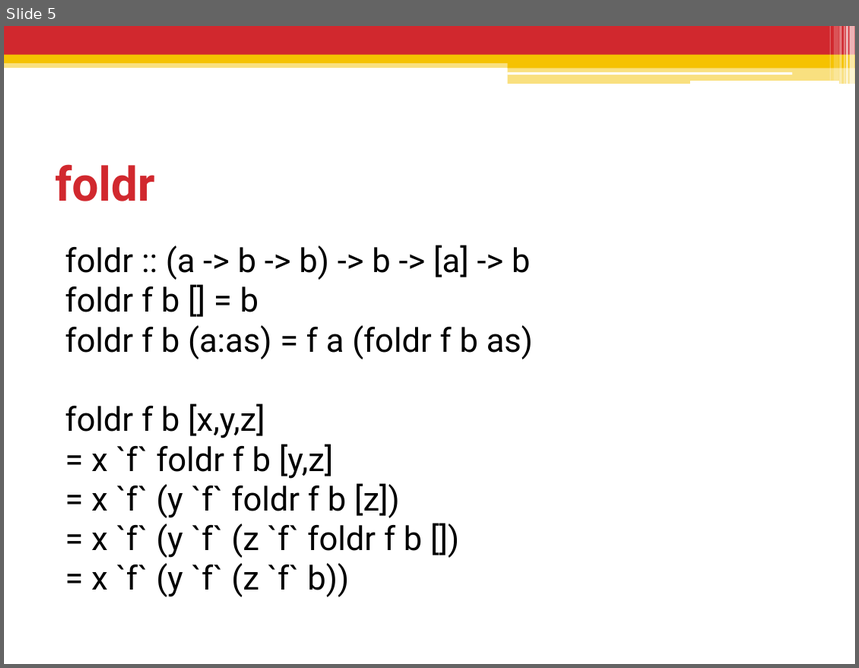
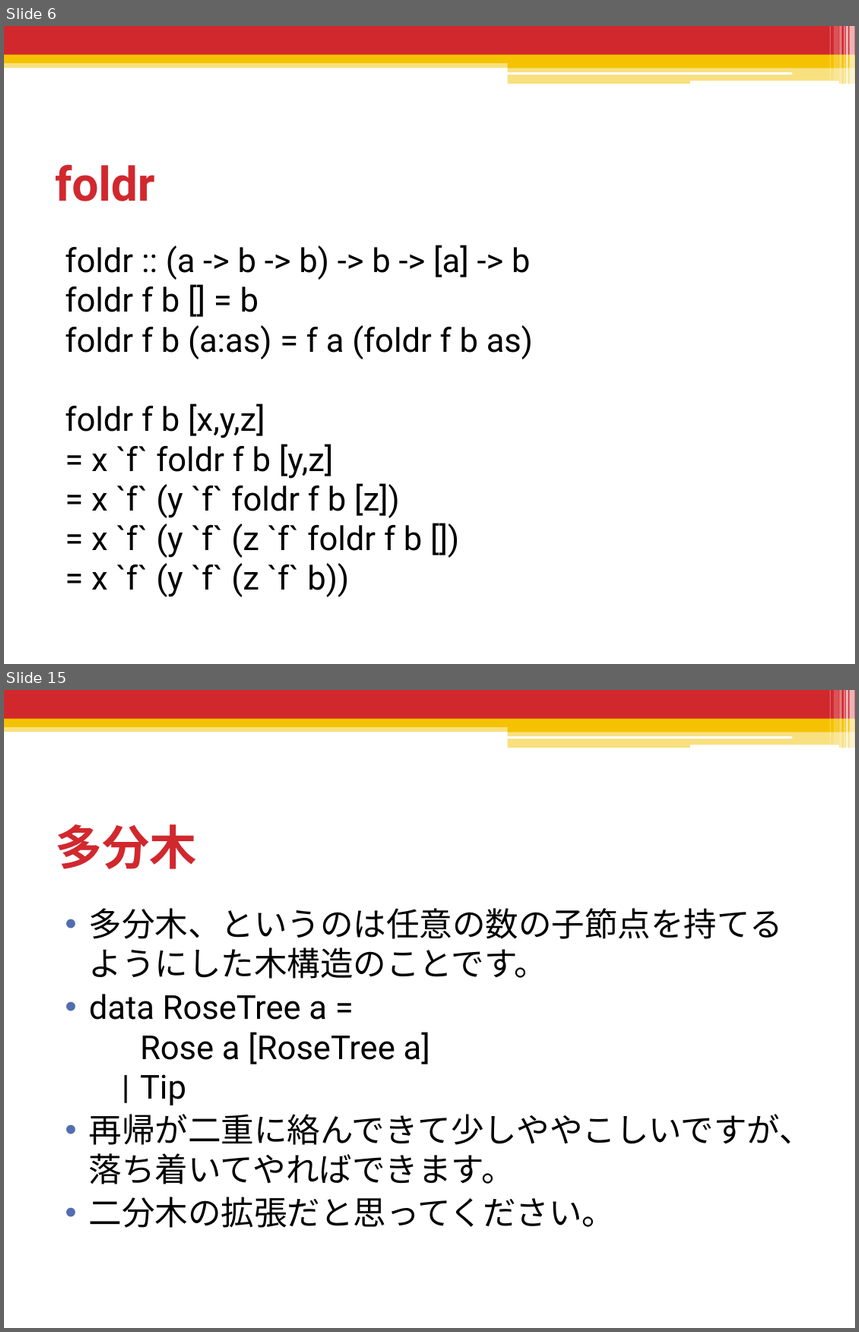
Before and after one commit to shiatsumat/HaskellLecture, a slide deck: 3_recursion_data/slides/3_recursion_data.pptx. Shown one above the other, each under a label of ours: slide 5 before the commit, slides 6 and 15 after it; the slides between them are not shown. The pictures are 859x668 and 859x1332 pixels, drawn with LibreOffice and Linux fonts; fonts in the diff are those of the drawing. Boxes give left, top, right and bottom in pixels: in the first picture for what was removed or moved away, otherwise in the second. Text is boxed around its words. In the diff, an @@ line names an element or a change of style, - is before the commit and + after.

```diff
--- a/3_recursion_data/slides/3_recursion_data.pptx
+++ b/3_recursion_data/slides/3_recursion_data.pptx
@@ slide 15 added at [4,690,855,1328], background #FFFFFF; not listed: 13 template elements that a slide beside it also shows @@
@@ title added at [55,825,197,869], 40 pt, text #D1282E, bold @@
+多分木
@@ text added at [89,908,813,1228], 28 pt, text #000000 @@
+• 多分木、というのは任意の数の子節点を持てるようにした木構造のことです。
+• data RoseTree a =
+  Rose a [RoseTree a]
+  | Tip
+• 再帰が二重に絡んできて少しややこしいですが、落ち着いてやればできます。
+• 二分木の拡張だと思ってください。
@@ what was slide 5 is now slide 6 @@
```
Also in this commit, not shown: 16 other slides added, 3 slides removed, 26 other files.
